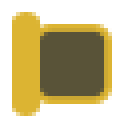
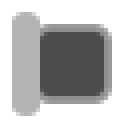
Layer changes from the first 128×128 image to the second:
painted on "Rounded Rectangle 2" over [12, 12, 40, 116]
painted on "Rounded Rectangle 1" over [32, 24, 112, 104]
